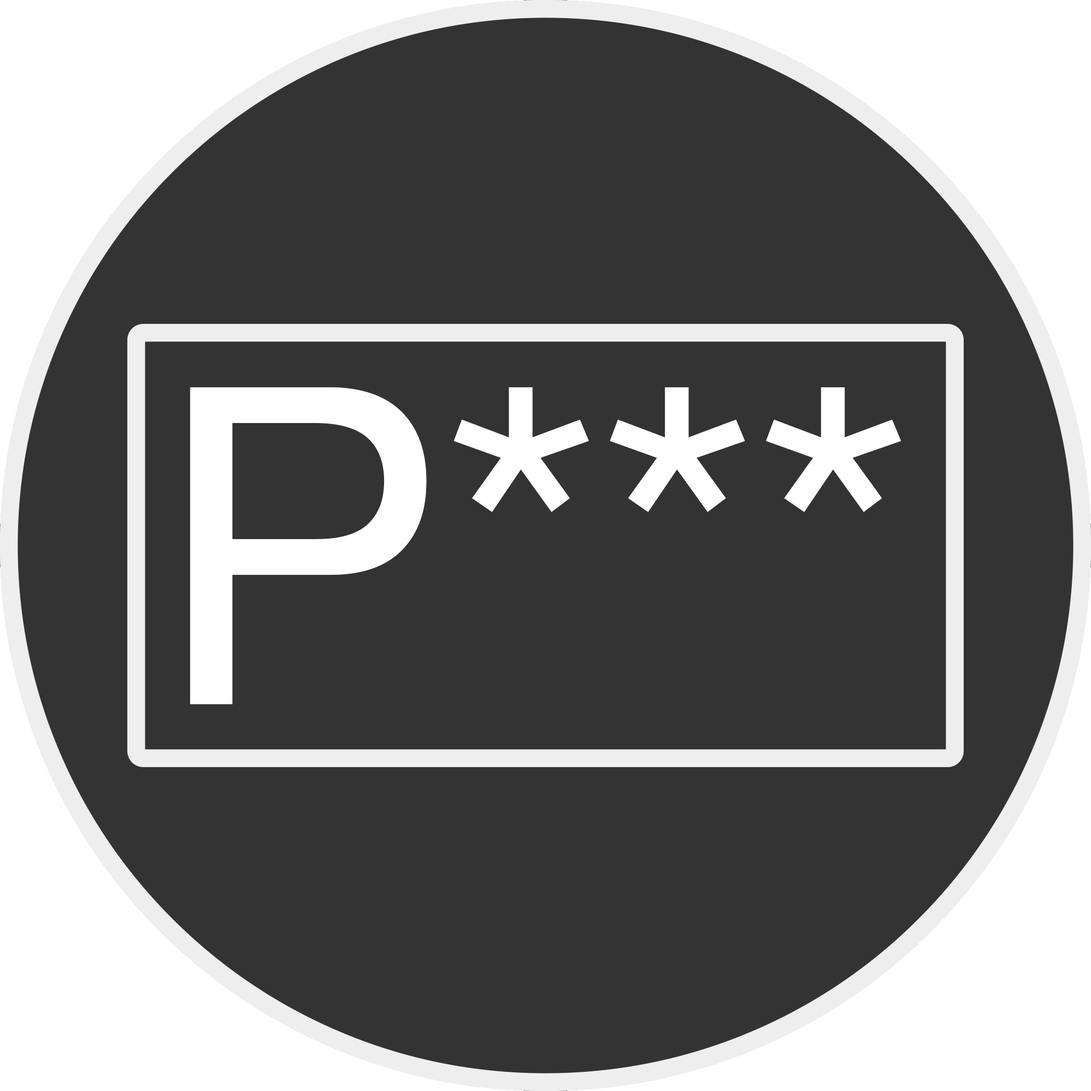
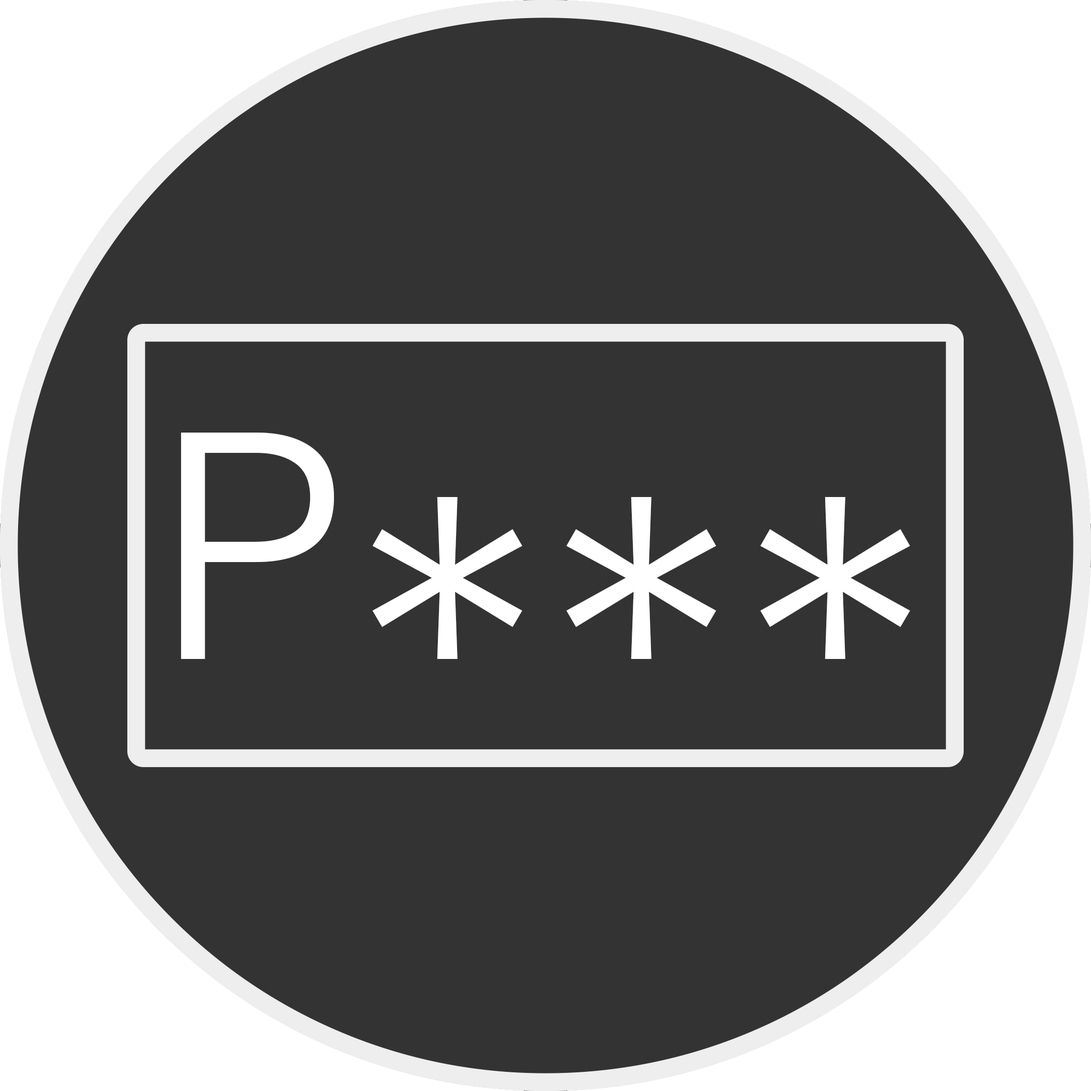
Layers edited between the first and the second (1091, 1091) image:
painted on "P***" over [180, 387, 911, 705]
